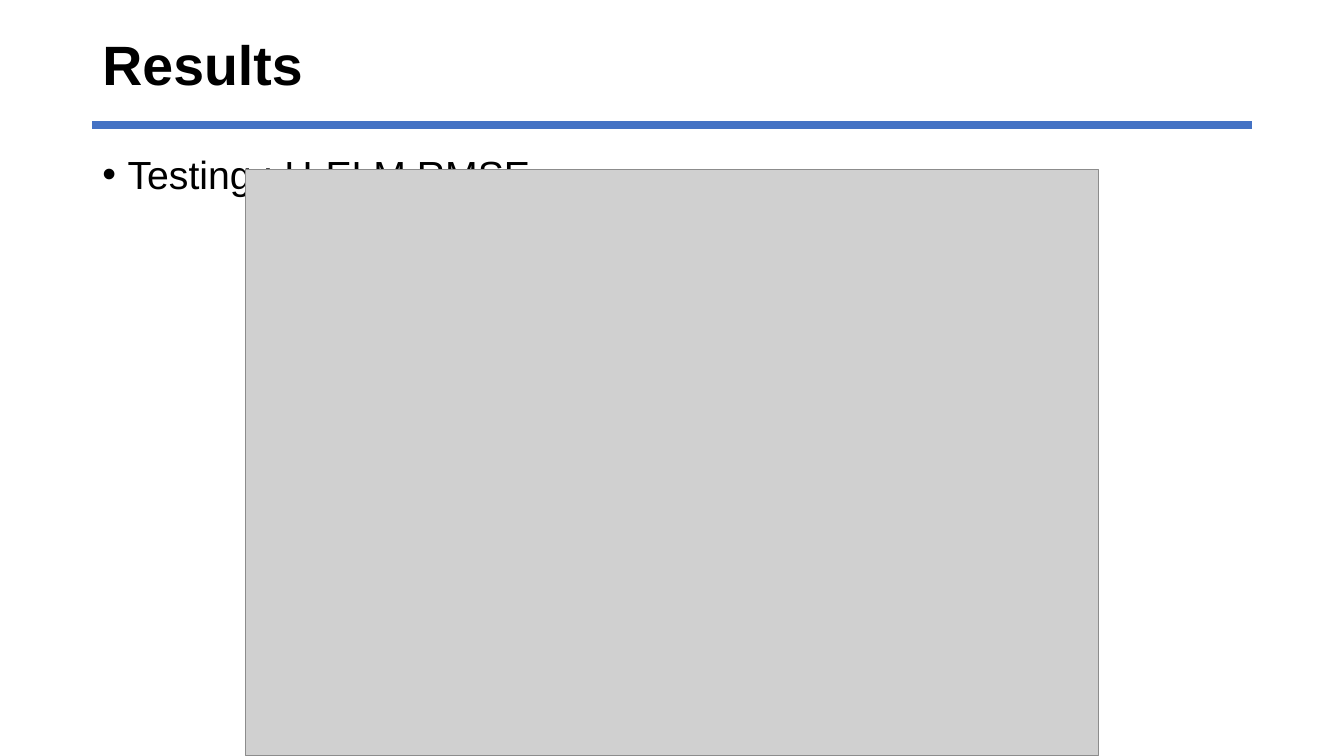
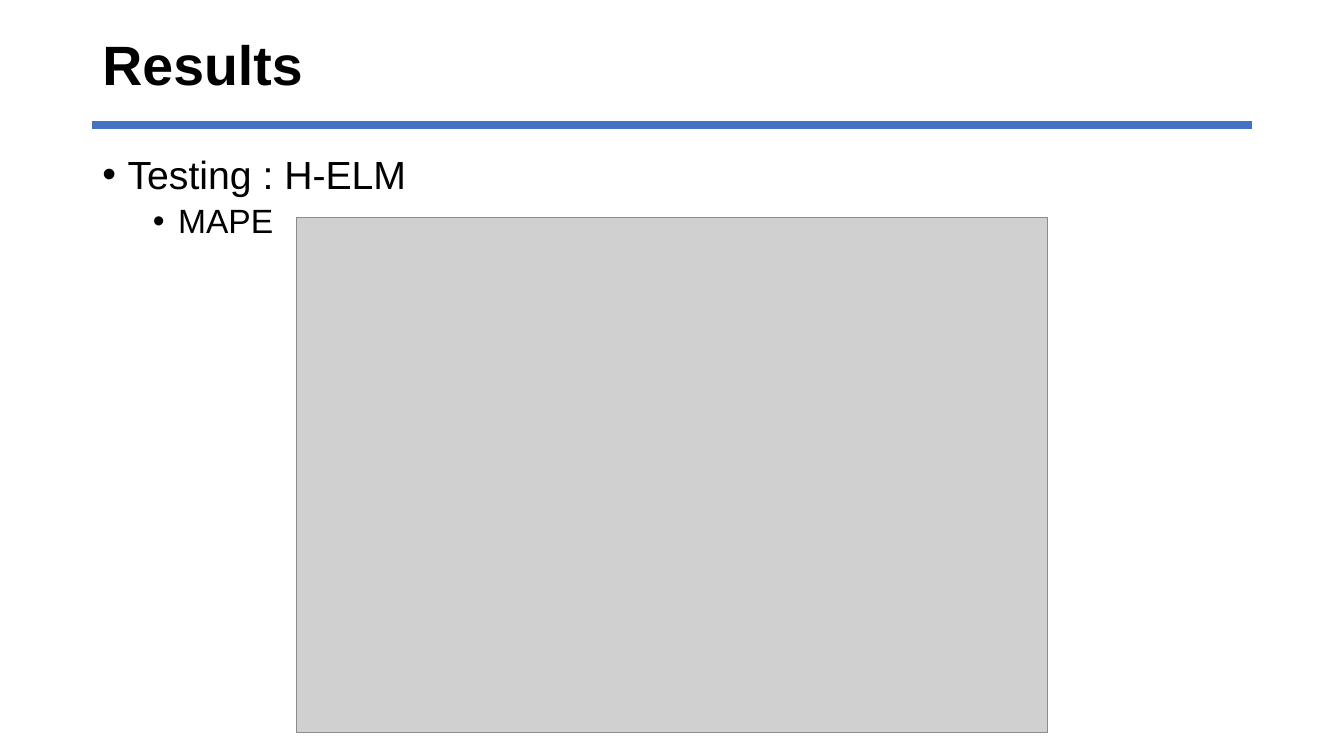
Before and after one commit to jhyun0919/STLF_of_Australian_NEM_by_H-ELM, a slide deck: slide 27 of ppt_slides/prepare_ELM2017_26MAY2017.pptx. Drawn at 1344x756 pixels with LibreOffice and Linux fonts; fonts in the diff are those of the drawing; grey boxes stand for pictures. Boxes give left, top, right and bottom in pixels: in the first picture for what was removed or moved away, otherwise in the second. Text is boxed around its words. In the diff, an @@ line names an element or a change of style, - is before the commit and + after.

```diff
--- a/ppt_slides/prepare_ELM2017_26MAY2017.pptx
+++ b/ppt_slides/prepare_ELM2017_26MAY2017.pptx
@@ text at (x1=128, y1=160, x2=406, y2=233): text changed @@
-• Testing : H-ELM RMSE
+• Testing : H-ELM
+  • MAPE
@@ picture resized from (x1=245, y1=169, x2=1098, y2=756) to (x1=296, y1=217, x2=1047, y2=733) @@
```
Also in this commit, not shown: 8 other slides changed, 19 other files.
